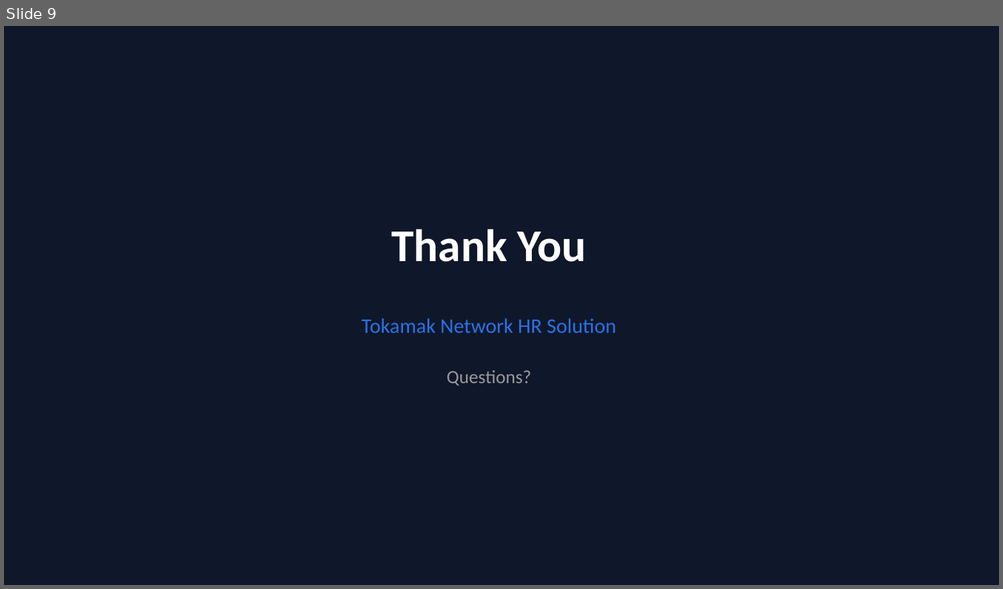
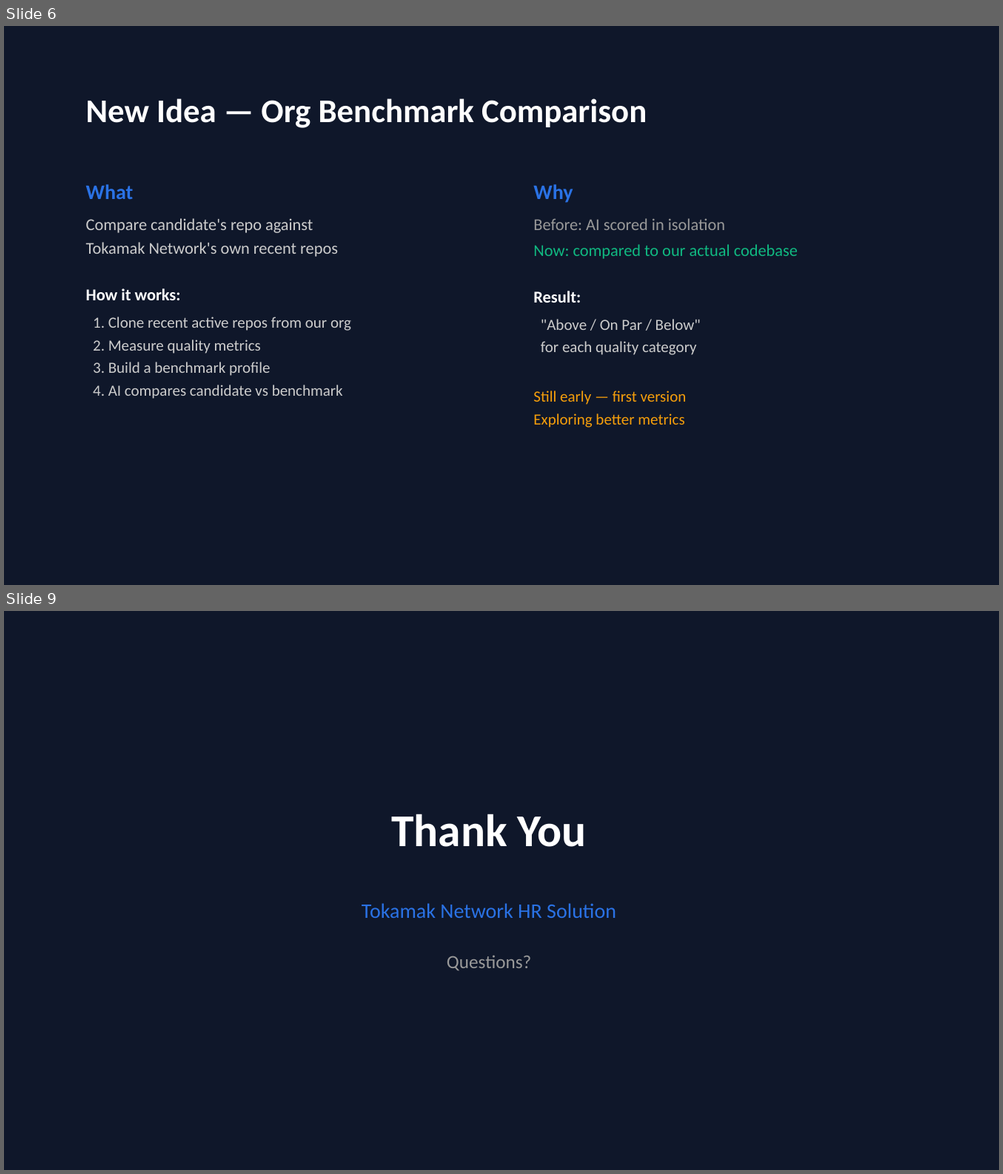
Before and after one commit to tokamak-network/hr-automation-process, a slide deck: docs/10. update-2026-05-28.pptx. Shown one above the other, each under a label of ours: slide 9 before the commit, slides 6 and 9 after it; the slides between them are not shown. The pictures are 1003x589 and 1003x1174 pixels, drawn with LibreOffice and Linux fonts; fonts in the diff are those of the drawing. Boxes give left, top, right and bottom in pixels: in the first picture for what was removed or moved away, otherwise in the second. Text is boxed around its words. In the diff, an @@ line names an element or a change of style, - is before the commit and + after.

```diff
--- a/docs/10. update-2026-05-28.pptx
+++ b/docs/10. update-2026-05-28.pptx
@@ slide 6 added at bbox=[4, 26, 999, 585], background #0F172A @@
@@ text added at bbox=[86, 99, 646, 128], 32 pt, text #FFFFFF, bold @@
+New Idea — Org Benchmark Comparison
@@ text added at bbox=[86, 184, 351, 399], 15 pt, text #CCCCCC @@
+What
+Compare candidate's repo against
+Tokamak Network's own recent repos
+How it works:
+1. Clone recent active repos from our org
+2. Measure quality metrics
+3. Build a benchmark profile
+4. AI compares candidate vs benchmark
@@ text added at bbox=[533, 184, 725, 428], 15 pt, text #F59E0B @@
+Why
+Before: AI scored in isolation
+Now: compared to our actual codebase
+Result:
+"Above / On Par / Below"
+for each quality category
+Still early — first version
+Exploring better metrics
```
Also in this commit, not shown: 6 slides changed, 1 other slide added, 2 slides removed, 1 other file.
